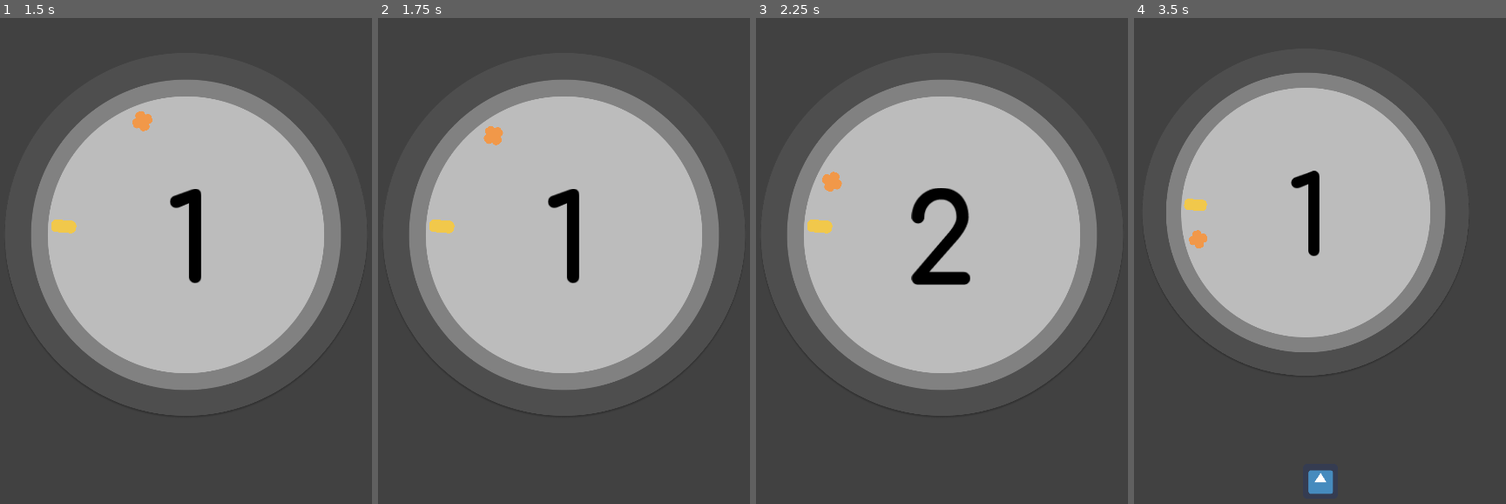
Above: before the commit, frames 1-4 (left to right).
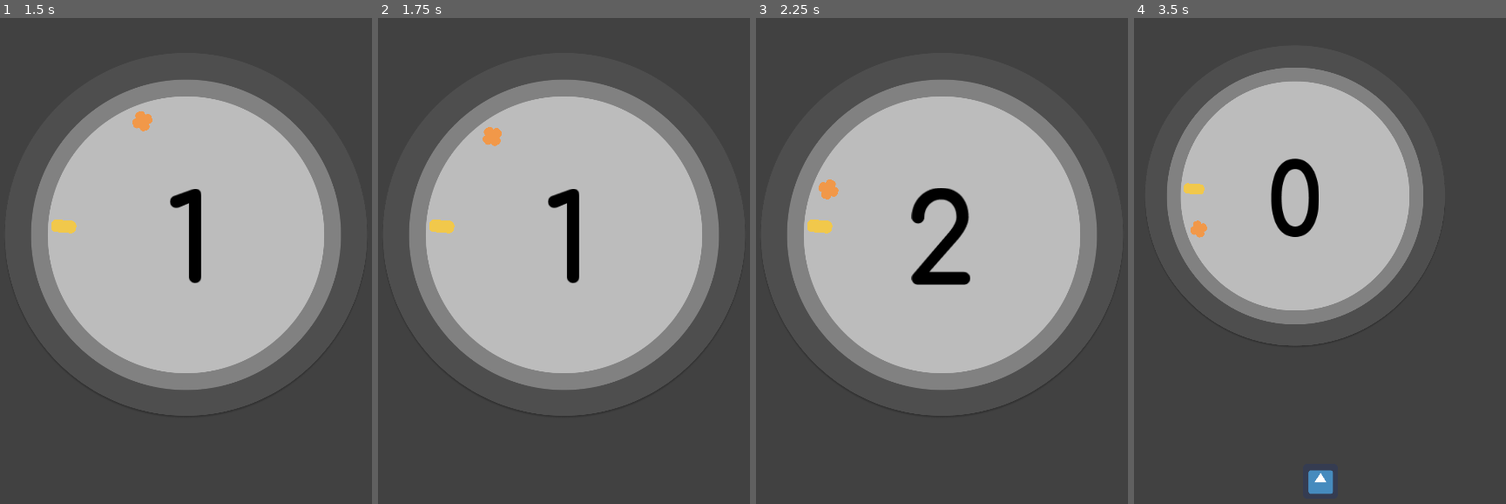
Above: after the commit, the same moments.

Repository: takecare/popthelock
Game: Godot game, scene res://scenes/Start.tscn
Two runs of this game, one before a commit and one after it. Both use one fixed random seed, a clock stepped at 60 frames per second and the inputs below. The engine's default icon, where the game draws it, is replaced by a stand-in: a white triangle on a blue panel in a dark square.
Inputs (mouse positions are in pixels of both pictures, inside the frame that each line leads up to):
- Up to frame 1 (1.5 s): click (186, 479) at 0.5 s; tap Enter at 1.25 s; move the mouse to (271, 231) at 1.27 s; hold W from 1.28 s (still down); tap L at 1.35 s
- Up to frame 2 (1.75 s): keep holding W; tap O at 1.55 s
- Up to frame 3 (2.25 s): move the mouse to (863, 304) at 2.02 s; release W at 2.03 s; hold S from 2.03 s (still down); tap O at 2.1 s
- Up to frame 4 (3.5 s): tap L at 2.3 s; move the mouse to (1360, 115) at 2.77 s; release S at 2.78 s; hold W from 2.78 s (still down); click (1360, 115) at 2.85 s; tap O at 3.05 s

Frame 1 is identical in both runs. In frame 2, less than 0.1% of the frame differs, in the area x 28-34%, y 22-27%; in frame 3, 0.2%; in frame 4, 12%, in the area x 4-84%, y 10-69%.

Commit message:
fill in progression array

Diff:
--- a/scenes/FadeButton.tscn
+++ b/scenes/FadeButton.tscn
@@ -33,8 +33,7 @@
 } ]
 }
 
-[sub_resource type="Animation" id=1]
-resource_name = "fade_out"
+[sub_resource type="Animation" id=2]
 length = 0.3
 tracks/0/type = "value"
 tracks/0/path = NodePath(".:modulate")
@@ -73,5 +72,5 @@
 }
 
 [node name="AnimationPlayer" type="AnimationPlayer" parent="."]
-anims/fade_in = SubResource( 2 )
-anims/fade_out = SubResource( 1 )
+anims/fade_in = SubResource( 1 )
+anims/fade_out = SubResource( 2 )
--- a/scripts/Main.gd
+++ b/scripts/Main.gd
@@ -2,11 +2,10 @@
 
 enum RotationDirection { CW = 1, CCW = -1}
 
-const progression = [1, 2, 3, 4, 5, 6, 7, 8, 9, 10, 11, 12, 13, 14, 15, 16, 17] # TODO fill this in
+const progression = []
 const speed_step = 0.1
-
-export(int) var level = 0
-export(int) var count = progression[0]
+var level = 0
+var count = 0
 
 enum PlayState {
   Demo,
@@ -48,6 +47,7 @@
 onready var random: RandomNumberGenerator = RandomNumberGenerator.new()
 
 func _ready() -> void:
+  _fill_progression()
   score.center_on(lock_center)
   score.set_score(count)
   random.randomize()
@@ -57,8 +57,10 @@
   #_on_start_button_tapped($GUI/HBox/StartButton)
 
 func _fill_progression() -> void:
-  # TODO
-  pass
+  for i in range(1, 100):
+    progression.append(i)
+  count = progression[0]
+  level = 0
 
 
 func _process(delta: float) -> void:
@@ -202,7 +204,10 @@
     _on_start_button_tapped($GUI/HBox/StartButton)
     get_tree().set_input_as_handled()
   elif event.scancode == KEY_O:
-    # TODO reverse starting animations
+    crosshair_speed += speed_step
+    get_tree().set_input_as_handled()
+  elif event.scancode == KEY_L:
+    crosshair_speed -= speed_step
     get_tree().set_input_as_handled()
   elif event.scancode == KEY_H:
     $Game/Crosshair._target_hit()
Not shown: 1 places in scenes/FadeButton.tscn that only renumber resources
